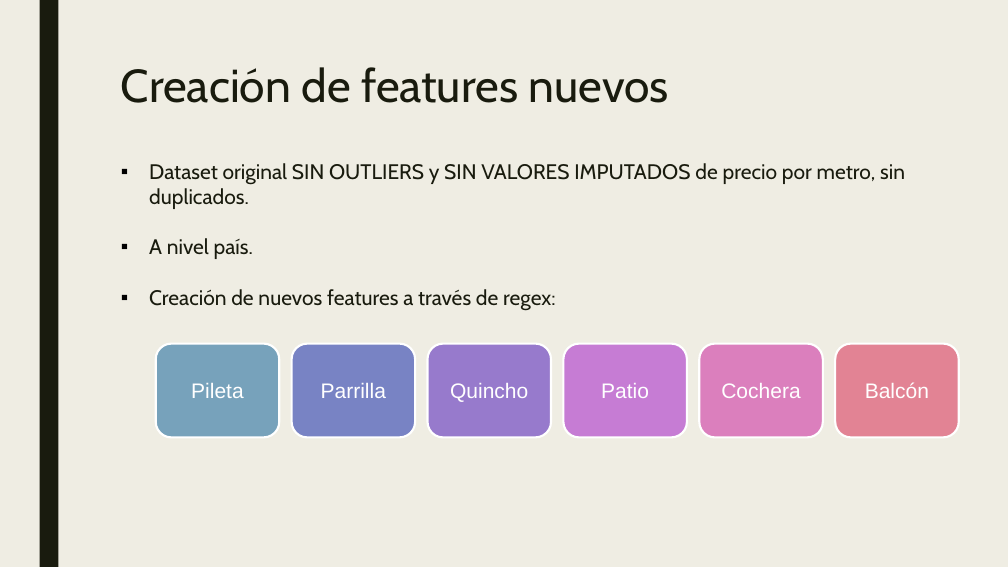
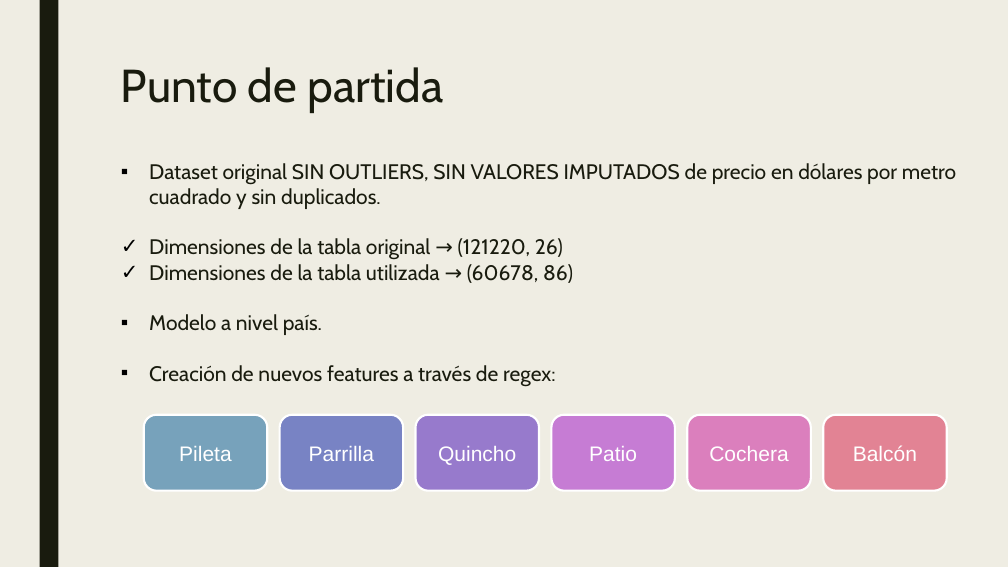
Before and after one commit to varelapablos/Desafio1-G3, a slide deck: slide 4 of Presentación - Desafio 2 - Regresión Lineal Properati.pptx. Drawn at 1008x567 pixels with LibreOffice and Linux fonts; fonts in the diff are those of the drawing. Boxes give left, top, right and bottom in pixels: in the first picture for what was removed or moved away, otherwise in the second. Text is boxed around its words. In the diff, an @@ line names an element or a change of style, - is before the commit and + after.

```diff
--- a/Presentación - Desafio 2 - Regresión Lineal Properati.pptx
+++ b/Presentación - Desafio 2 - Regresión Lineal Properati.pptx
@@ text at (x1=121, y1=67, x2=444, y2=113): text changed @@
-Creación de features nuevos
+Punto de partida
@@ text at (x1=149, y1=163, x2=956, y2=335): text changed @@
-▪ Dataset original SIN OUTLIERS y SIN VALORES IMPUTADOS de precio por metro, sin duplicados.
-▪ A nivel país.
+▪ Dataset original SIN OUTLIERS, SIN VALORES IMPUTADOS de precio en dólares por metro cuadrado y sin duplicados.
+            ✓ Dimensiones de la tabla original → (121220, 26)
+            ✓ Dimensiones de la tabla utilizada → (60678, 86)
+▪ Modelo a nivel país.
@@ rounded rectangle "Pileta" resized from (x1=156, y1=344, x2=279, y2=438) to (x1=144, y1=415, x2=267, y2=491) @@
@@ rounded rectangle "Parrilla" resized from (x1=292, y1=344, x2=415, y2=438) to (x1=280, y1=415, x2=403, y2=491) @@
@@ rounded rectangle "Quincho" resized from (x1=427, y1=344, x2=551, y2=438) to (x1=416, y1=415, x2=539, y2=491) @@
@@ rounded rectangle "Patio" resized from (x1=563, y1=344, x2=687, y2=438) to (x1=551, y1=415, x2=675, y2=491) @@
@@ rounded rectangle "Cochera" resized from (x1=699, y1=344, x2=823, y2=438) to (x1=687, y1=415, x2=811, y2=491) @@
@@ rounded rectangle "Balcón" resized from (x1=836, y1=344, x2=959, y2=438) to (x1=823, y1=415, x2=947, y2=491) @@
```
Also in this commit, not shown: 11 other slides changed, 3 slides added, 4 slides removed, 1 other file.
